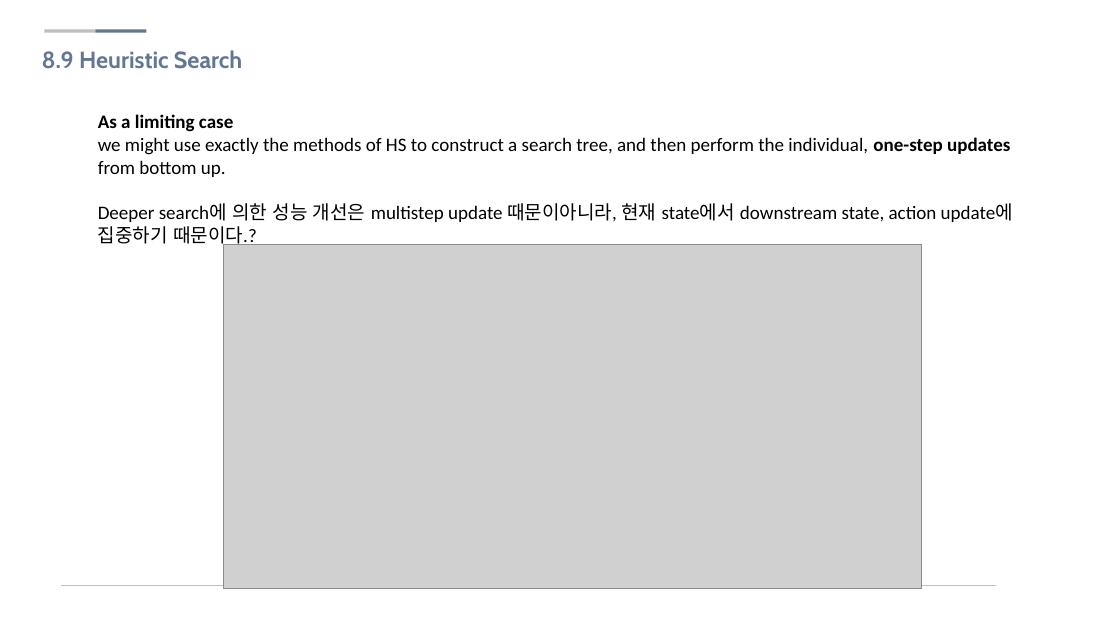
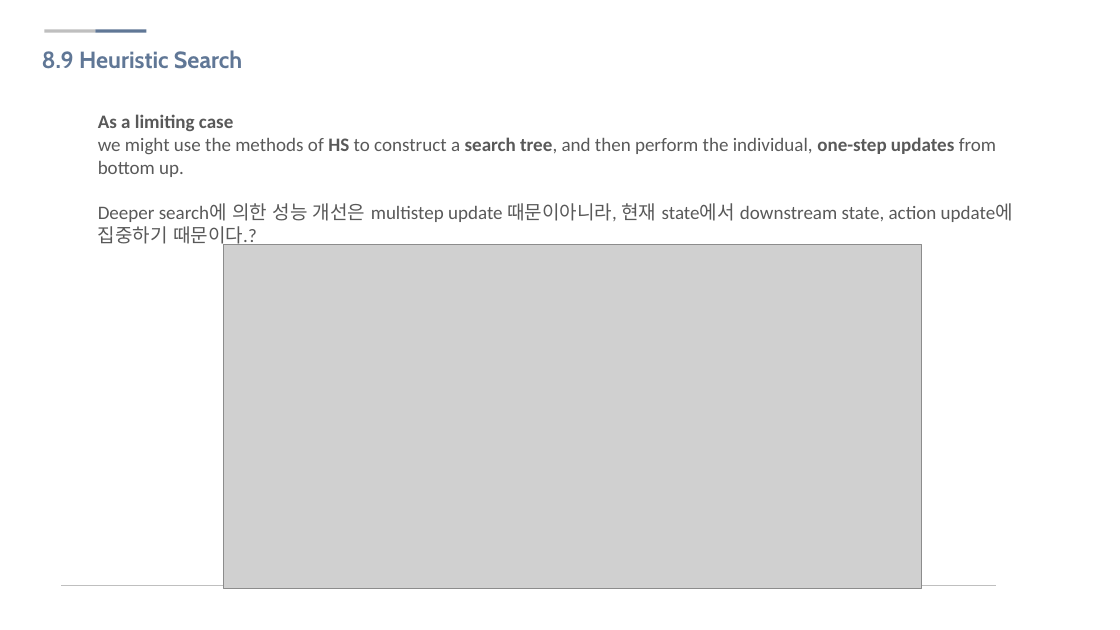
Before and after one commit to sjsong08/IDEALab_study, a slide deck: slide 21 of Reinforcement Learning/RL 08.pptx. Drawn at 1120x630 pixels with LibreOffice and Linux fonts; fonts in the diff are those of the drawing; grey boxes stand for pictures; background and template pictures are left out. Boxes give left, top, right and bottom in pixels: in the first picture for what was removed or moved away, otherwise in the second. Text is boxed around its words. In the diff, an @@ line names an element or a change of style, - is before the commit and + after.

```diff
--- a/Reinforcement Learning/RL 08.pptx
+++ b/Reinforcement Learning/RL 08.pptx
@@ text at [98,114,996,177]: text changed; text colour #000000 to #595959 @@
-As a limiting case
-we might use exactly the methods of HS to construct a search tree, and then perform the individual, one-step updates from bottom up.
+As a limiting case
+we might use the methods of HS to construct a search tree, and then perform the individual, one-step updates from bottom up.
@@ text at [98,203,1013,248]: text colour #000000 to #595959 in "Deeper search에 의한 성능 개선은 multistep update ..." @@
```
Also in this commit, not shown: 9 other slides changed, 12 slides removed, 2 other files.
